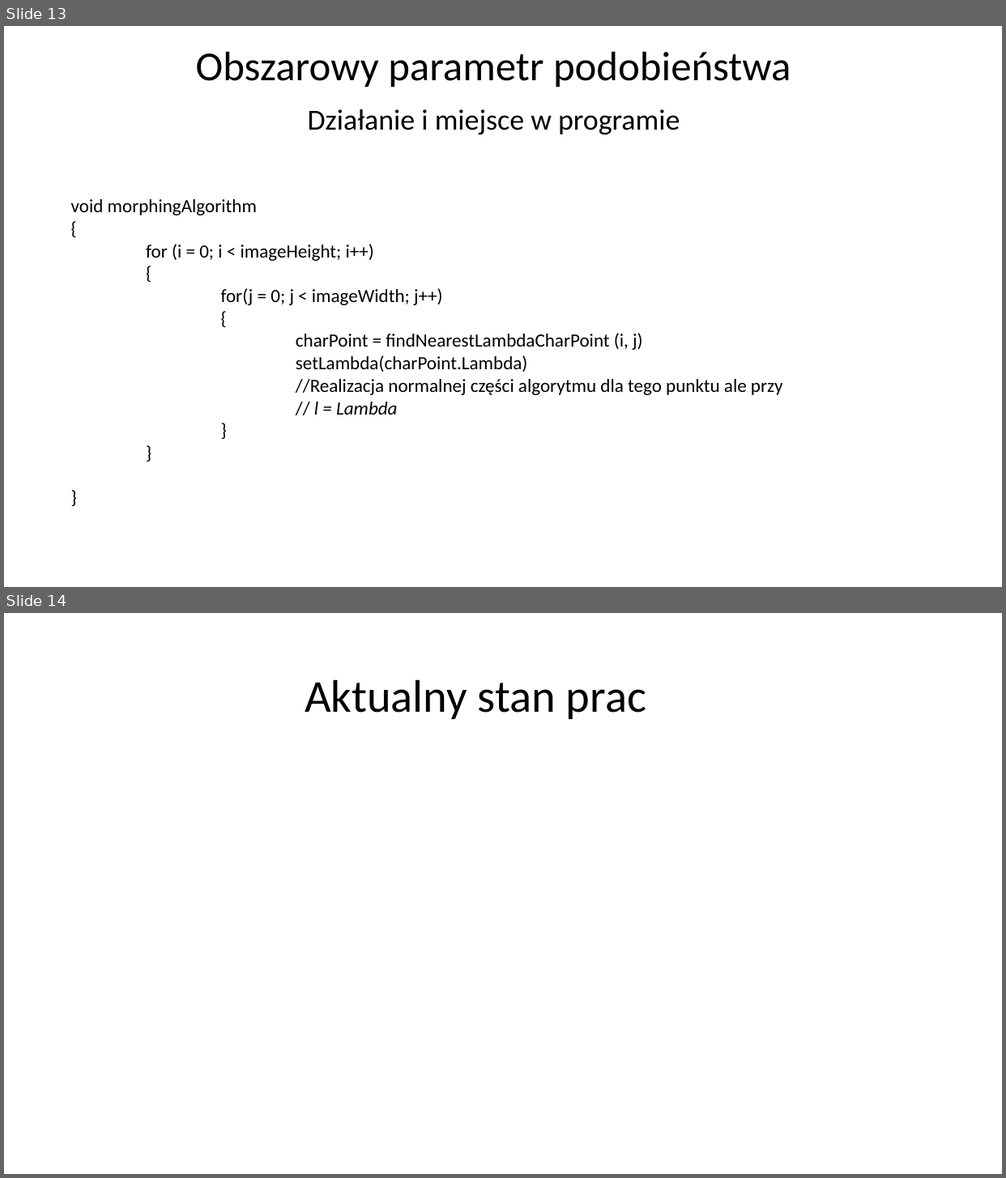
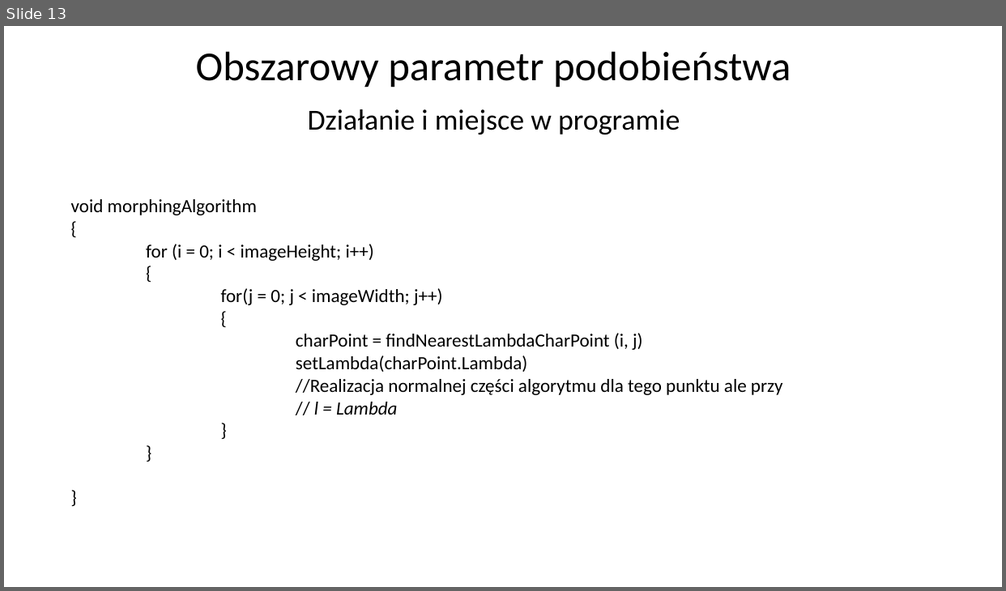
Before and after one commit to Gazda70/Image-Morphing, a slide deck: Morphing obrazów.pptx. Shown one above the other, each under a label of ours: slides 13 and 14 before the commit, slide 13 after it. The pictures are 1006x1178 and 1006x591 pixels, drawn with LibreOffice and Linux fonts; fonts in the diff are those of the drawing. Boxes give left, top, right and bottom in pixels: in the first picture for what was removed or moved away, otherwise in the second. Text is boxed around its words. In the diff, an @@ line names an element or a change of style, - is before the commit and + after.

```diff
--- a/Morphing obrazów.pptx
+++ b/Morphing obrazów.pptx
@@ slide 14 removed at [4,613,1002,1174], background #FFFFFF @@
@@ title removed at [305,679,646,719] @@
-Aktualny stan prac
```
Also in this commit, not shown: 3 slides changed, 3 slides added.
